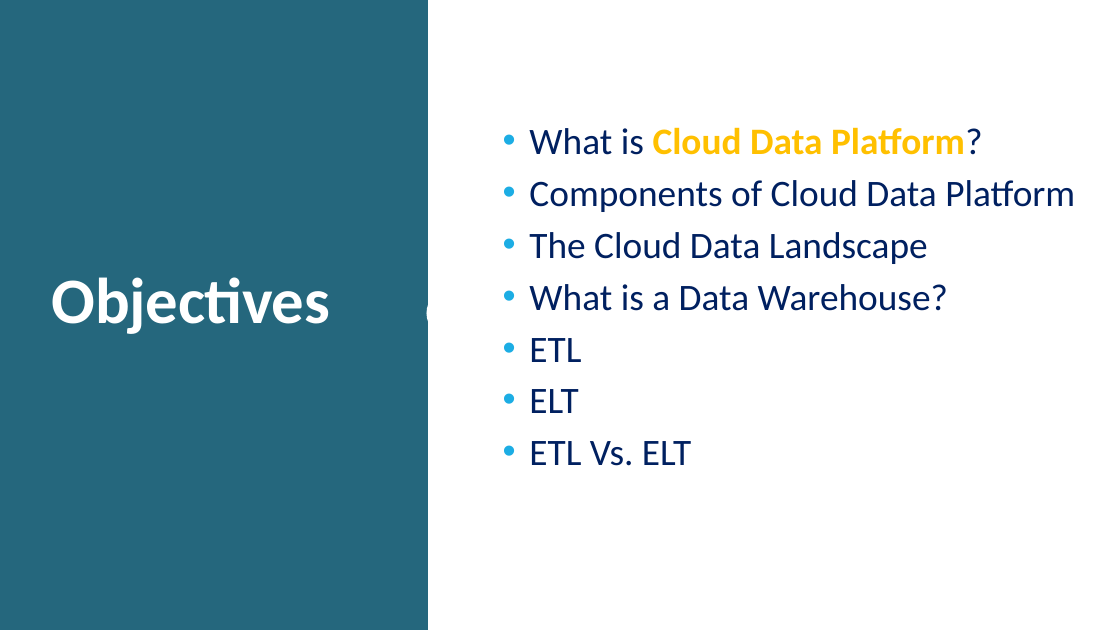
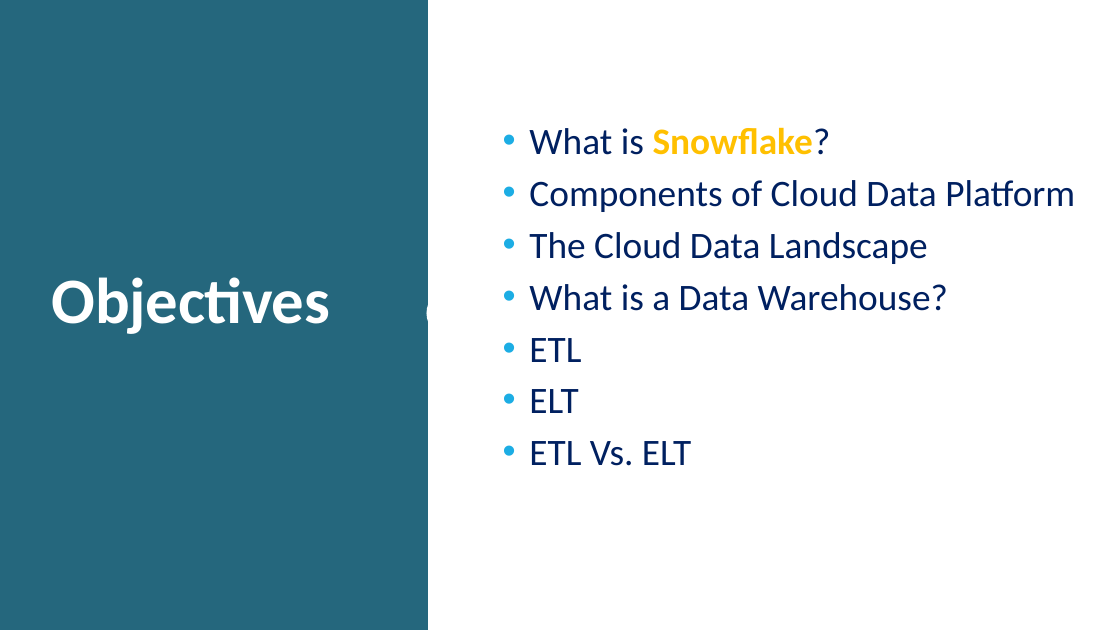
Before and after one commit to craftmulesoft/DataEngineering, a slide deck: slide 2 of Module 3 - Cloud Warehousing & Data Transformation/Snowflake.pptx. Drawn at 1120x630 pixels with LibreOffice and Linux fonts; fonts in the diff are those of the drawing; background and template pictures are left out. Boxes give left, top, right and bottom in pixels: in the first picture for what was removed or moved away, otherwise in the second. Text is boxed around its words. In the diff, an @@ line names an element or a change of style, - is before the commit and + after.

Commit message:
Data Engineering Acclerator Program

```diff
--- a/Module 3 - Cloud Warehousing & Data Transformation/Snowflake.pptx
+++ b/Module 3 - Cloud Warehousing & Data Transformation/Snowflake.pptx
@@ text at (529, 127, 831, 155): text changed @@
-• What is Cloud Data Platform?
+• What is Snowflake?
```
Also in this commit, not shown: 4 slides added.
